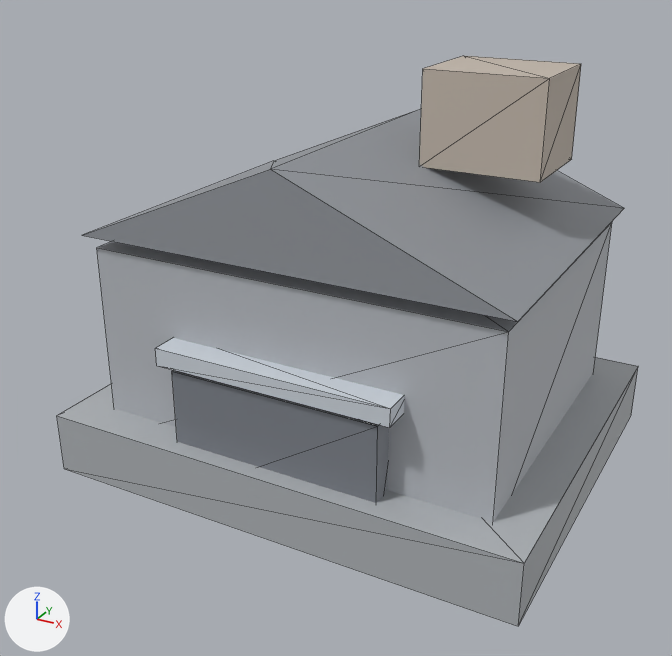
What one commit did to the glTF model models/building-small-a.glb.
One viewpoint serves both versions: a 50 mm camera at (0.903, -1.776, 1.174) aimed at (-0.026, -0.088, 0.33). Every picture has the same lights, and +X, +Y and +Z are marked at lower left. The first picture is the older version. Mesh edges are drawn as thin lines. Where no turn or scale is listed for an object, it has been applied to the vertices.

Objects in the first picture: 'geometry_0'.
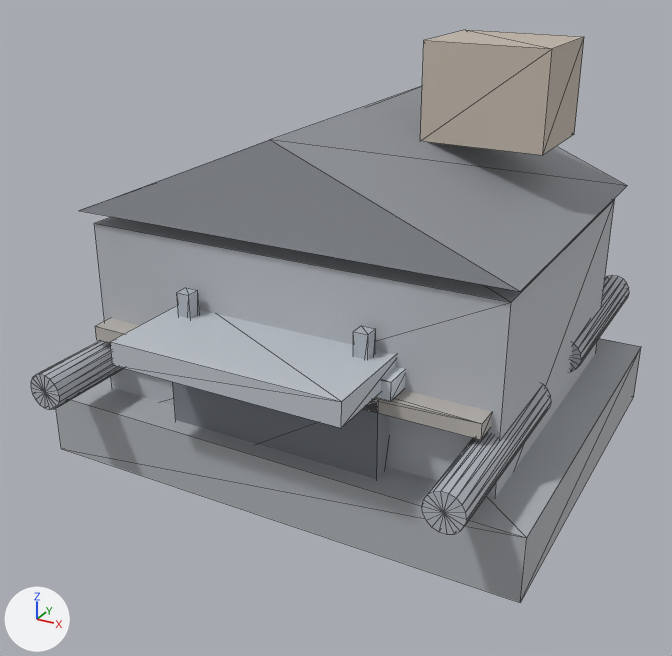
Patch to the scene script:
```diff
--- a/models/building-small-a.glb.py
+++ b/models/building-small-a.glb.py
@@ me_geometry_0 @@
 # used by ob_geometry_0; location = (0.0, 0.0, 0.0)
-me_geometry_0.from_pydata(...)  # 46 vertices, 68 faces; spans x -0.55..0.55, y -0.45..0.45, z 0.0..0.9
+me_geometry_0.from_pydata(...)  # 262 vertices, 452 faces; spans x -0.55..0.55, y -0.572..0.572, z 0.0..0.954
+# me_geometry_0 part 1: the loose piece of 8 vertices spanning x -0.55..0.55, y -0.45..0.45, z 0.0..0.14 is moved by (0.0, 0.0, 0.054)
+# me_geometry_0 part 2: the loose piece of 8 vertices spanning x -0.46..0.46, y -0.36..0.36, z 0.07..0.53 is moved by (0.0, 0.0, 0.054)
+# me_geometry_0 part 3: the loose piece of 6 vertices spanning x -0.48..0.48, y -0.38..0.38, z 0.56..0.76 is moved by (0.0, 0.0, 0.054)
+# me_geometry_0 part 4: the loose piece of 8 vertices spanning x -0.24..0.24, y -0.41..-0.33, z 0.01..0.31 is moved by (0.0, 0.0, 0.054)
+# me_geometry_0 part 5: the loose piece of 8 vertices spanning x -0.27..0.27, y -0.42..-0.34, z 0.32..0.36 is moved by (0.0, 0.0, 0.054)
+# me_geometry_0 part 6: a new loose piece, a box spanning x -0.25..0.25, y -0.57..-0.31, z 0.389..0.439, in mat_defaultmaterial
+# me_geometry_0 part 7: a new loose piece, a box spanning x -0.215..-0.185, y -0.405..-0.375, z 0.249..0.489, in mat_defaultmaterial
+# me_geometry_0 part 8: a new loose piece, a box spanning x 0.185..0.215, y -0.405..-0.375, z 0.249..0.489, in mat_defaultmaterial
+# me_geometry_0 part 9: a new loose piece, an 18-sided cylinder along y spanning x -0.482..-0.402, y -0.572..-0.112, z 0.245..0.323, in mat_defaultmaterial
+# me_geometry_0 part 10: a new loose piece, an 18-sided cylinder along y spanning x 0.402..0.482, y 0.112..0.572, z 0.245..0.323, in mat_defaultmaterial
+# me_geometry_0 part 11: a new loose piece, an 18-sided cylinder along y spanning x 0.402..0.482, y -0.572..-0.112, z 0.245..0.323, in mat_defaultmaterial
+# me_geometry_0 part 12: the loose piece of 8 vertices spanning x 0.13..0.39, y -0.01..0.21, z 0.7..0.9 is moved by (0.0, 0.0, 0.054)
+# me_geometry_0 part 13: a new loose piece, a box spanning x -0.442..0.442, y -0.41..-0.35, z 0.338..0.37, in mat_defaultmaterial
+# other edits to the shape of me_geometry_0 do not show in these pictures
 me_geometry_0.materials.append(mat_defaultmaterial)
```

Where the change shows, as pixel boxes (x1, y1, x2, y2) in the pictures (672 x 656 px; the box of a moved part takes in the faces that stretch with it):
'geometry_0', reshaped
    before: (57, 56, 638, 626)
    after: (31, 30, 641, 602)
part 1 of me_geometry_0, moved or reshaped
    before: (57, 357, 638, 626)
    after: (56, 338, 641, 602)
part 2 of me_geometry_0, moved or reshaped
    before: (97, 222, 612, 522)
    after: (94, 199, 615, 498)
part 3 of me_geometry_0, moved or reshaped
    before: (82, 109, 624, 322)
    after: (80, 86, 627, 291)
part 4 of me_geometry_0, moved or reshaped
    before: (172, 370, 389, 503)
    after: (173, 382, 389, 479)
part 5 of me_geometry_0, moved or reshaped
    before: (155, 338, 404, 428)
    after: (375, 367, 405, 402)
part 6 of me_geometry_0, added
    after: (110, 306, 396, 428)
part 7 of me_geometry_0, added
    after: (177, 288, 199, 318)
part 8 of me_geometry_0, added
    after: (353, 326, 376, 360)
part 9 of me_geometry_0, added
    after: (31, 341, 124, 410)
part 10 of me_geometry_0, added
    after: (570, 275, 629, 372)
part 11 of me_geometry_0, added
    after: (421, 384, 551, 534)
part 12 of me_geometry_0, moved or reshaped
    before: (419, 56, 581, 182)
    after: (420, 30, 584, 155)
part 13 of me_geometry_0, added
    after: (95, 318, 492, 440)
